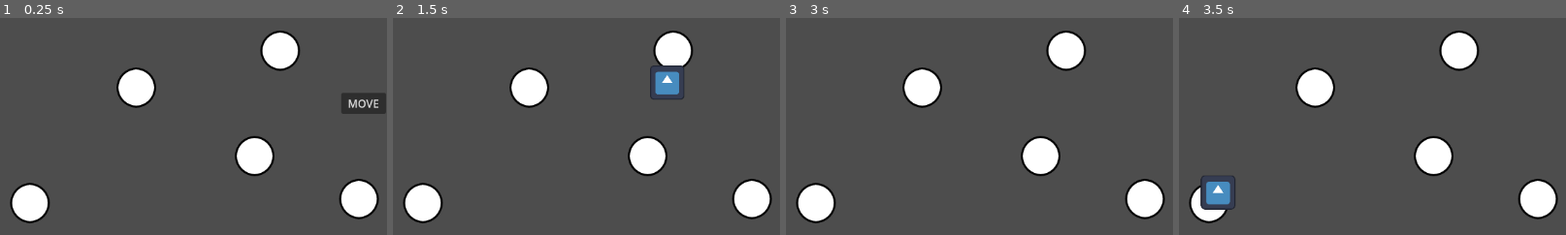
Above: before the commit, frames 1-4 (left to right).
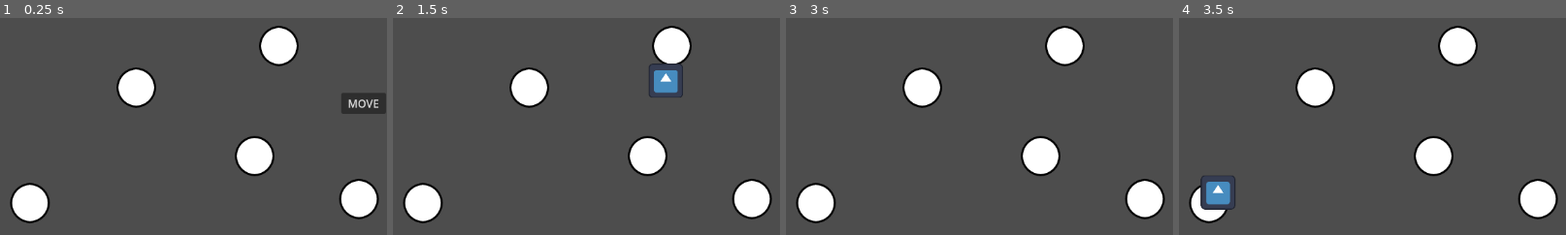
Above: after the commit, the same moments.

Repository: hfxbse/mparty
Game: Godot game, scene res://main/main.tscn
The game is run twice, just before and just after one commit, with the same random seed, the same clock (stepped at 60 frames per second) and the same inputs. The engine's default icon, where the game draws it, is replaced by a stand-in: a white triangle on a blue panel in a dark square.
Inputs (mouse positions are % of the whole screen's width and height, from its top left):
- Up to frame 1 (0.25 s): no input
- Up to frame 2 (1.5 s): click "MOVE" at 0.5 s; click (52, 34) at 1.25 s
- Up to frame 3 (3 s): click "MOVE" at 2.75 s
- Up to frame 4 (3.5 s): no input
The pictures show only the part of the screen within x 20-69%, y 3-53%; the shares and areas given below are measured in that part.

The runs differ from the first frame. In frame 1, 0.7% of the frame differs, in the area x 66-78%, y 3-25%; in frame 2, 1.1%, in the area x 66-78%, y 3-38%; in frame 3, 0.7%; in frame 4, 0.7%.

Commit message:
dynamically determin field of split field
this allows the split field to extend any field type

Diff:
--- a/map/fields/field.tscn
+++ b/map/fields/field.tscn
@@ -6,7 +6,7 @@
 
 [sub_resource type="Curve2D" id="Curve2D_hrhyr"]
 _data = {
-"points": PackedVector2Array(0, 0, 0, 0, 31, 39, 0, 0, 0, 0, -7, 179)
+"points": PackedVector2Array(0, 0, 0, 0, 31, 39, 0, 0, 0, 0, -7, 195)
 }
 point_count = 2
 
--- a/map/fields/split_field/split_field.gd
+++ b/map/fields/split_field/split_field.gd
@@ -1,6 +1,6 @@
 class_name SplitField extends Node2D
 
-@onready var field = $Field
+var field
 @onready var path2 = $Path2
 
 signal path_picked
@@ -9,6 +9,27 @@
 
 var path_ended
 var playerPath
+
+const missing_field_warning = "SplitField needs a Field as child node."
+const too_many_fields_warining = "SplitField cannot have more than one Field as child."
+
+
+func get_fields():
+	var fields = []
+
+	for child in get_children():
+		if child is Field:
+			fields.append(child)
+
+	return fields
+
+
+func _ready():
+	var fields = get_fields()
+	assert(!fields.is_empty(), missing_field_warning)
+	assert(fields.size() == 1, too_many_fields_warining)
+
+	field = fields[0]
 
 
 func enable_picker():
--- a/map/fields/split_field/split_field.tscn
+++ b/map/fields/split_field/split_field.tscn
@@ -1,15 +1,10 @@
-[gd_scene load_steps=4 format=3 uid="uid://dmjan161owmyb"]
+[gd_scene load_steps=3 format=3 uid="uid://dmjan161owmyb"]
 
 [ext_resource type="Script" path="res://map/fields/split_field/split_field.gd" id="1_h8aqv"]
-[ext_resource type="PackedScene" uid="uid://v1lhq5i31xjj" path="res://map/fields/field.tscn" id="2_7dfxf"]
 [ext_resource type="PackedScene" uid="uid://bt0fygqn3yfuv" path="res://map/path/path.tscn" id="2_ow1ja"]
 
 [node name="SplitField" type="Node2D"]
 script = ExtResource("1_h8aqv")
 metadata/_edit_group_ = true
 
-[node name="Field" parent="." instance=ExtResource("2_7dfxf")]
-
 [node name="Path2" parent="." instance=ExtResource("2_ow1ja")]
-
-[editable path="Field"]
--- a/map/map.tscn
+++ b/map/map.tscn
@@ -160,19 +160,15 @@
 [node name="Split1" parent="." instance=ExtResource("3_1iw7h")]
 position = Vector2(639, 59)
 
-[node name="Field" parent="Split1" index="0"]
-offset_left = -27.0
-offset_top = -23.0
-offset_right = 32.0
-offset_bottom = 37.0
+[node name="Path2" parent="Split1" index="0"]
+curve = SubResource("Curve2D_ok3rb")
+script = SubResource("GDScript_7p5ic")
+targetPath = NodePath("../../Field4")
+
+[node name="Field" parent="Split1" instance=ExtResource("2_n4m0x")]
 
 [node name="Path" parent="Split1/Field" index="0"]
 targetPath = NodePath("../../../Field1")
-
-[node name="Path2" parent="Split1" index="1"]
-curve = SubResource("Curve2D_ok3rb")
-script = SubResource("GDScript_7p5ic")
-targetPath = NodePath("../../Field4")
 
 [node name="Field4" parent="." instance=ExtResource("2_n4m0x")]
 offset_left = 729.0
